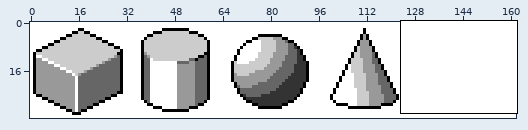
Two versions of one pixel-art file, BasicShapes/5shapes2.aseprite. Above, an overview of the earlier version with the close-up marked.
Close-up. Earlier state:
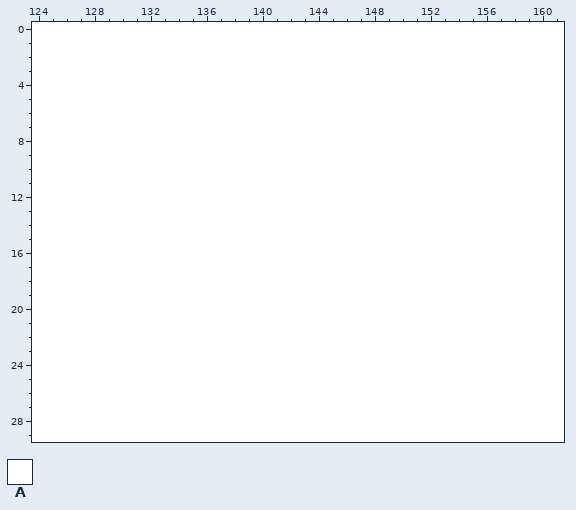
162x32 pixels, 1 frame. Shown: x 124..161, y 0..29.
Visible layers, top first: "Layer 2", "Background".
Palette (. is transparent): A #ffffff
Pixels before, first column x 124:
 0 AAAAAAAAAAAAAAAAAAAAAAAAAAAAAAAAAAAAAA
 1 AAAAAAAAAAAAAAAAAAAAAAAAAAAAAAAAAAAAAA
 2 AAAAAAAAAAAAAAAAAAAAAAAAAAAAAAAAAAAAAA
 3 AAAAAAAAAAAAAAAAAAAAAAAAAAAAAAAAAAAAAA
 4 AAAAAAAAAAAAAAAAAAAAAAAAAAAAAAAAAAAAAA
 5 AAAAAAAAAAAAAAAAAAAAAAAAAAAAAAAAAAAAAA
 6 AAAAAAAAAAAAAAAAAAAAAAAAAAAAAAAAAAAAAA
 7 AAAAAAAAAAAAAAAAAAAAAAAAAAAAAAAAAAAAAA
 8 AAAAAAAAAAAAAAAAAAAAAAAAAAAAAAAAAAAAAA
 9 AAAAAAAAAAAAAAAAAAAAAAAAAAAAAAAAAAAAAA
10 AAAAAAAAAAAAAAAAAAAAAAAAAAAAAAAAAAAAAA
11 AAAAAAAAAAAAAAAAAAAAAAAAAAAAAAAAAAAAAA
12 AAAAAAAAAAAAAAAAAAAAAAAAAAAAAAAAAAAAAA
13 AAAAAAAAAAAAAAAAAAAAAAAAAAAAAAAAAAAAAA
14 AAAAAAAAAAAAAAAAAAAAAAAAAAAAAAAAAAAAAA
15 AAAAAAAAAAAAAAAAAAAAAAAAAAAAAAAAAAAAAA
16 AAAAAAAAAAAAAAAAAAAAAAAAAAAAAAAAAAAAAA
17 AAAAAAAAAAAAAAAAAAAAAAAAAAAAAAAAAAAAAA
18 AAAAAAAAAAAAAAAAAAAAAAAAAAAAAAAAAAAAAA
19 AAAAAAAAAAAAAAAAAAAAAAAAAAAAAAAAAAAAAA
20 AAAAAAAAAAAAAAAAAAAAAAAAAAAAAAAAAAAAAA
21 AAAAAAAAAAAAAAAAAAAAAAAAAAAAAAAAAAAAAA
22 AAAAAAAAAAAAAAAAAAAAAAAAAAAAAAAAAAAAAA
23 AAAAAAAAAAAAAAAAAAAAAAAAAAAAAAAAAAAAAA
24 AAAAAAAAAAAAAAAAAAAAAAAAAAAAAAAAAAAAAA
25 AAAAAAAAAAAAAAAAAAAAAAAAAAAAAAAAAAAAAA
26 AAAAAAAAAAAAAAAAAAAAAAAAAAAAAAAAAAAAAA
27 AAAAAAAAAAAAAAAAAAAAAAAAAAAAAAAAAAAAAA
28 AAAAAAAAAAAAAAAAAAAAAAAAAAAAAAAAAAAAAA
29 AAAAAAAAAAAAAAAAAAAAAAAAAAAAAAAAAAAAAA
The same view after the edit:
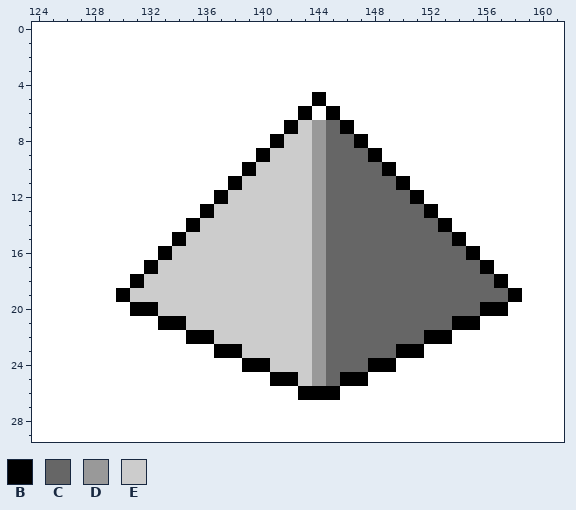
Colours new in this view: B #000000  C #666666  D #999999  E #cccccc
From the commit log: Added pyramid shaded drawing.
Diff:
Layer "Layer 2":
Colour B replaces colour A in row 5 at x 144; in row 6 at x 143 and 145; in row 7 at x 142 and 146; in row 8 at x 141 and 147; in row 9 at x 140 and 148; in row 10 at x 139 and 149.
Colour B replaces colour A in row 11 at x 138 and 150; in row 12 at x 137 and 151; in row 13 at x 136 and 152; in row 14 at x 135 and 153; in row 15 at x 134 and 154; in row 16 at x 133 and 155.
Colour B replaces colour A in row 17 at x 132 and 156; in row 18 at x 131 and 157; in row 19 at x 130 and 158; in row 20 at x 131 to 132 and 156 to 157; in row 21 at x 133 to 134 and 154 to 155; in row 22 at x 135 to 136 and 152 to 153.
Colour B replaces colour A in row 23 at x 137 to 138 and 150 to 151; in row 24 at x 139 to 140 and 148 to 149; in row 25 at x 141 to 142 and 146 to 147; in row 26 at x 143 to 145.
Colour C replaces colour A in row 7 at x 145; in row 8 at x 145 to 146; in row 9 at x 145 to 147; in row 10 at x 145 to 148; in row 11 at x 145 to 149; in row 12 at x 145 to 150.
Colour C replaces colour A in row 13 at x 145 to 151; in row 14 at x 145 to 152; in row 15 at x 145 to 153; in row 16 at x 145 to 154; in row 17 at x 145 to 155; in row 18 at x 145 to 156.
Colour C replaces colour A in row 19 at x 145 to 157; in row 20 at x 145 to 155; in row 21 at x 145 to 153; in row 22 at x 145 to 151; in row 23 at x 145 to 149; in row 24 at x 145 to 147.
Colour C replaces colour A in row 25 at x 145.
Colour D replaces colour A in rows 7 to 25 at x 144.
Colour E replaces colour A in row 7 at x 143; in row 8 at x 142 to 143; in row 9 at x 141 to 143; in row 10 at x 140 to 143; in row 11 at x 139 to 143; in row 12 at x 138 to 143.
Colour E replaces colour A in row 13 at x 137 to 143; in row 14 at x 136 to 143; in row 15 at x 135 to 143; in row 16 at x 134 to 143; in row 17 at x 133 to 143; in row 18 at x 132 to 143.
Colour E replaces colour A in row 19 at x 131 to 143; in row 20 at x 133 to 143; in row 21 at x 135 to 143; in row 22 at x 137 to 143; in row 23 at x 139 to 143; in row 24 at x 141 to 143.
Colour E replaces colour A in row 25 at x 143.
Changed places in both close-ups, as pixel boxes (x1, y1, x2, y2):
changed: (116, 92, 522, 400)
